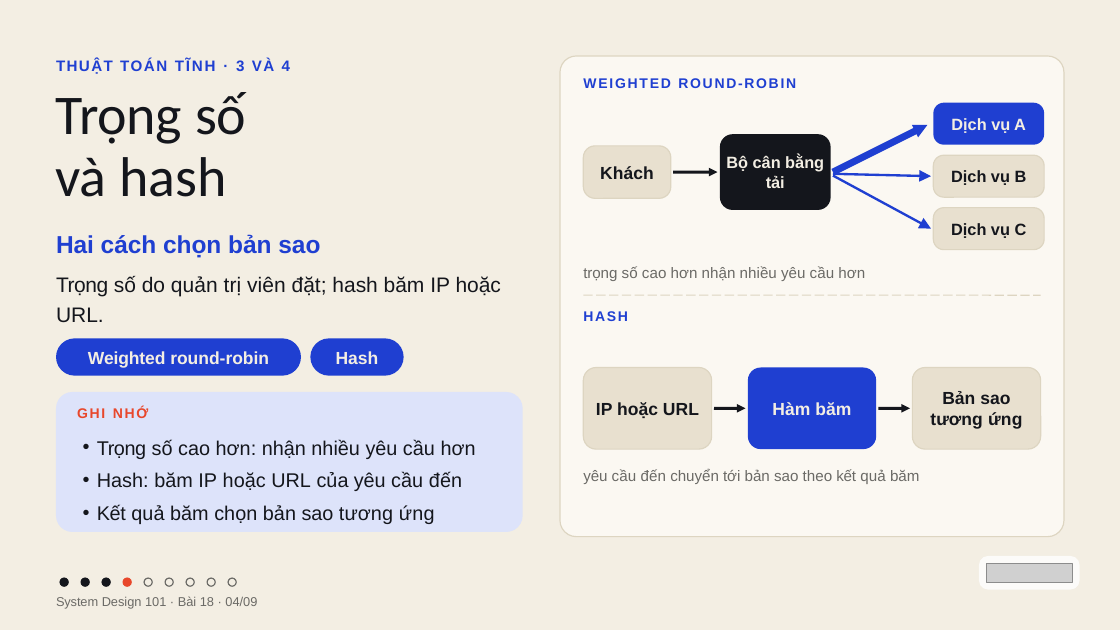
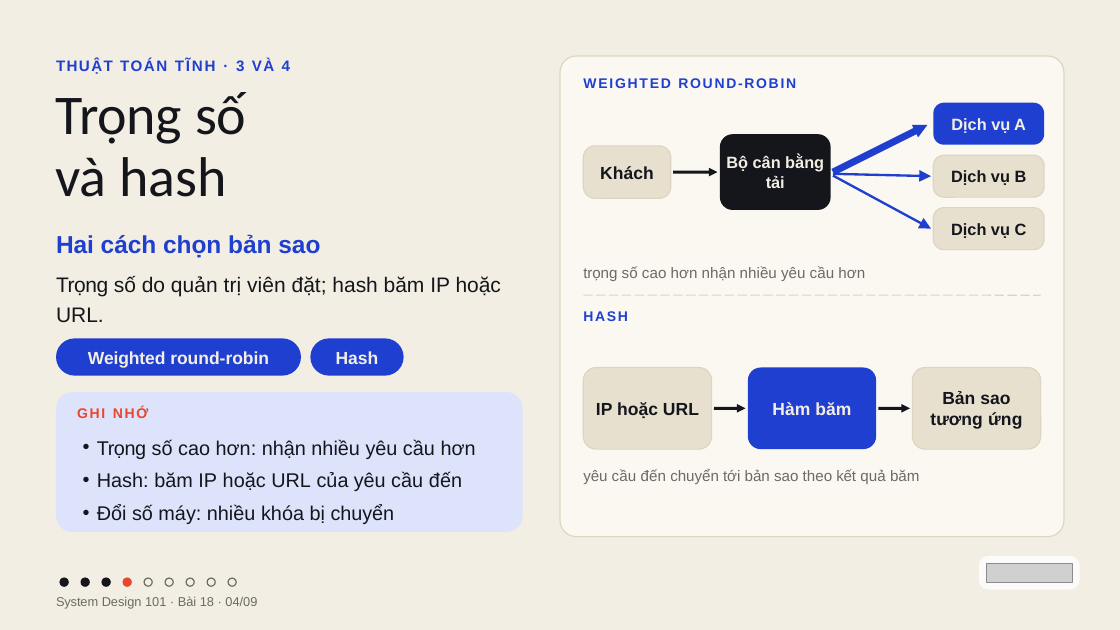
Before and after one commit to vohoailinh90/tool-marketing-studio, a slide deck: slide 4 of system-design-101/vi/lessons/sd-10-018/slides/sd-10-018.pptx. Drawn at 1120x630 pixels with LibreOffice and Linux fonts; fonts in the diff are those of the drawing; grey boxes stand for pictures. Boxes give left, top, right and bottom in pixels: in the first picture for what was removed or moved away, otherwise in the second. Text is boxed around its words. In the diff, an @@ line names an element or a change of style, - is before the commit and + after.

```diff
--- a/system-design-101/vi/lessons/sd-10-018/slides/sd-10-018.pptx
+++ b/system-design-101/vi/lessons/sd-10-018/slides/sd-10-018.pptx
@@ text at [97, 504, 395, 524]: text changed @@
-• Kết quả băm chọn bản sao tương ứng
+• Đổi số máy: nhiều khóa bị chuyển
```
Also in this commit, not shown: 5 other slides changed, 4 other files.
